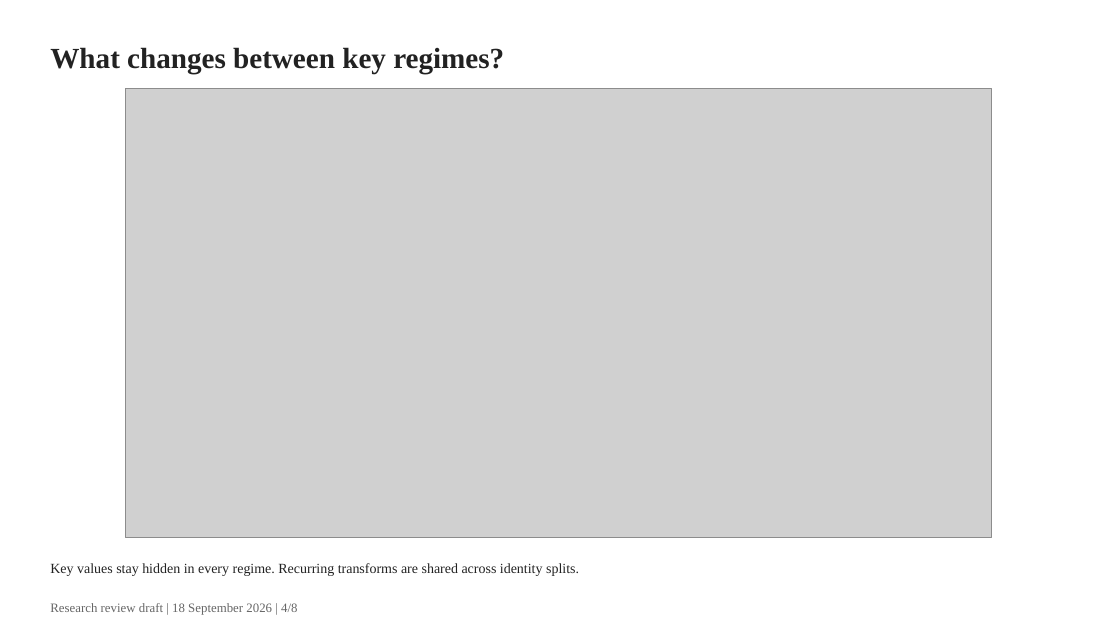
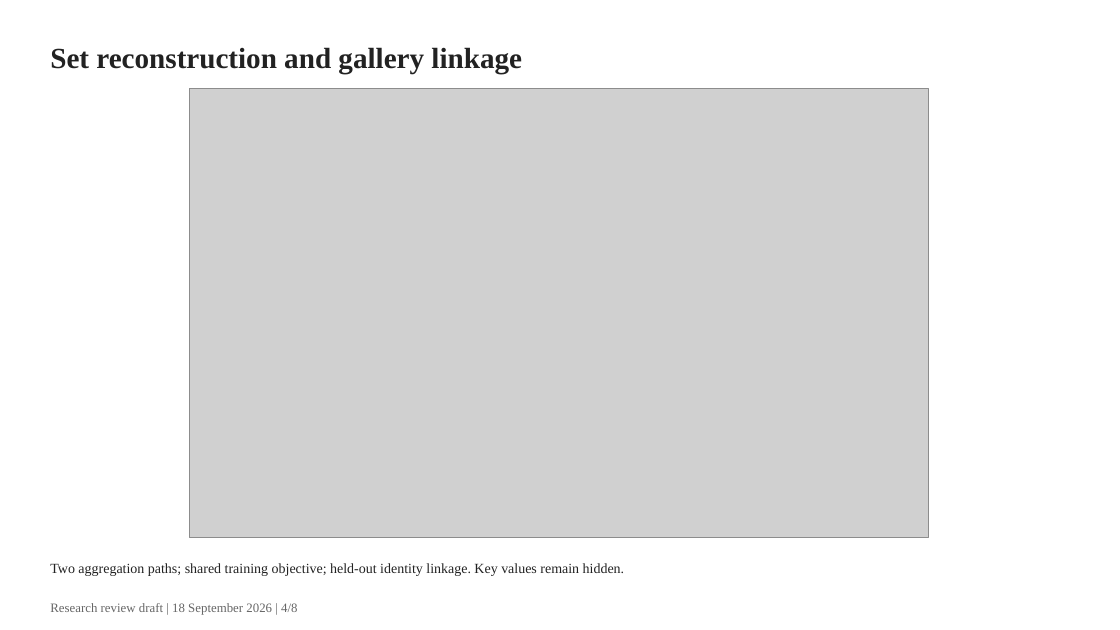
Before and after one commit to gigioneggiando/biometric-template-leakage, a slide deck: slide 4 of reports/slides/research_review.pptx. Drawn at 1120x630 pixels with LibreOffice and Linux fonts; fonts in the diff are those of the drawing; grey boxes stand for pictures. Boxes give left, top, right and bottom in pixels: in the first picture for what was removed or moved away, otherwise in the second. Text is boxed around its words. In the diff, an @@ line names an element or a change of style, - is before the commit and + after.

```diff
--- a/reports/slides/research_review.pptx
+++ b/reports/slides/research_review.pptx
@@ text at <box>50,47,522,73</box>: text changed @@
-What changes between key regimes?
+Set reconstruction and gallery linkage
@@ picture: place and size @@
-picture at <box>125,88,991,538</box>
+picture at <box>189,88,928,538</box>
@@ text at <box>50,563,625,576</box>: text changed @@
-Key values stay hidden in every regime. Recurring transforms are shared across identity splits.
+Two aggregation paths; shared training objective; held-out identity linkage. Key values remain hidden.
```
Also in this commit, not shown: 3 other slides changed, 1 slide added, 1 slide removed, 55 other files.
